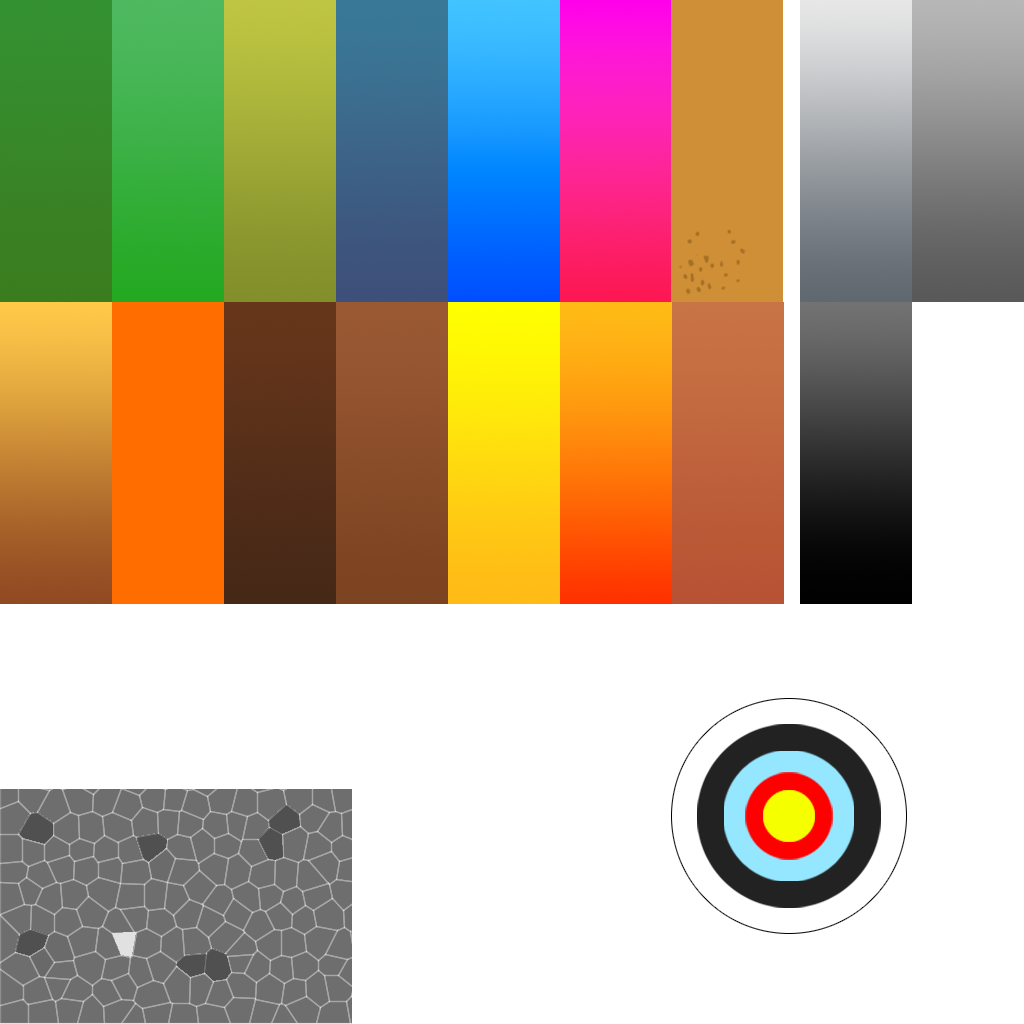
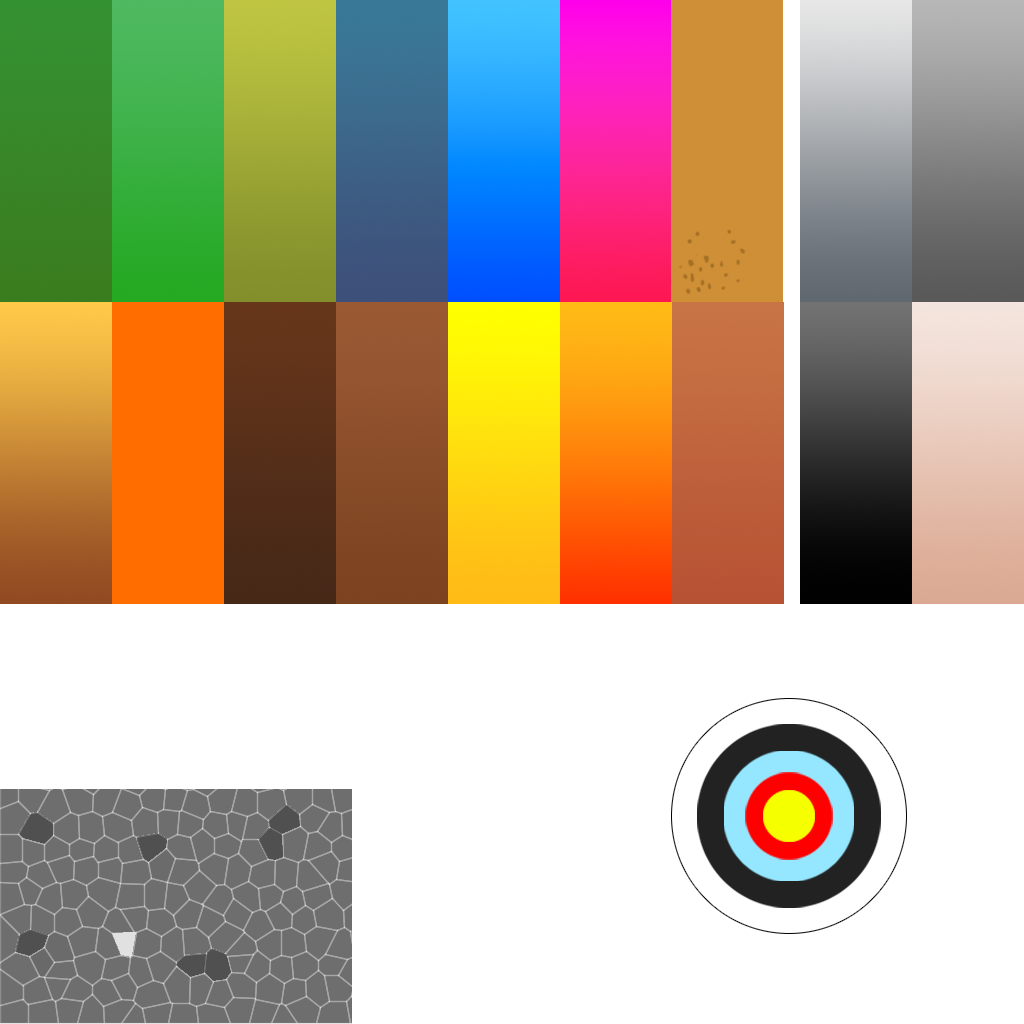
Two versions of the same layered image (1024 x 1024). Layer-by-layer changes:
added layer "Layer 1 copy 18" above "Layer 1 copy 17" over [912, 302, 1024, 604]
